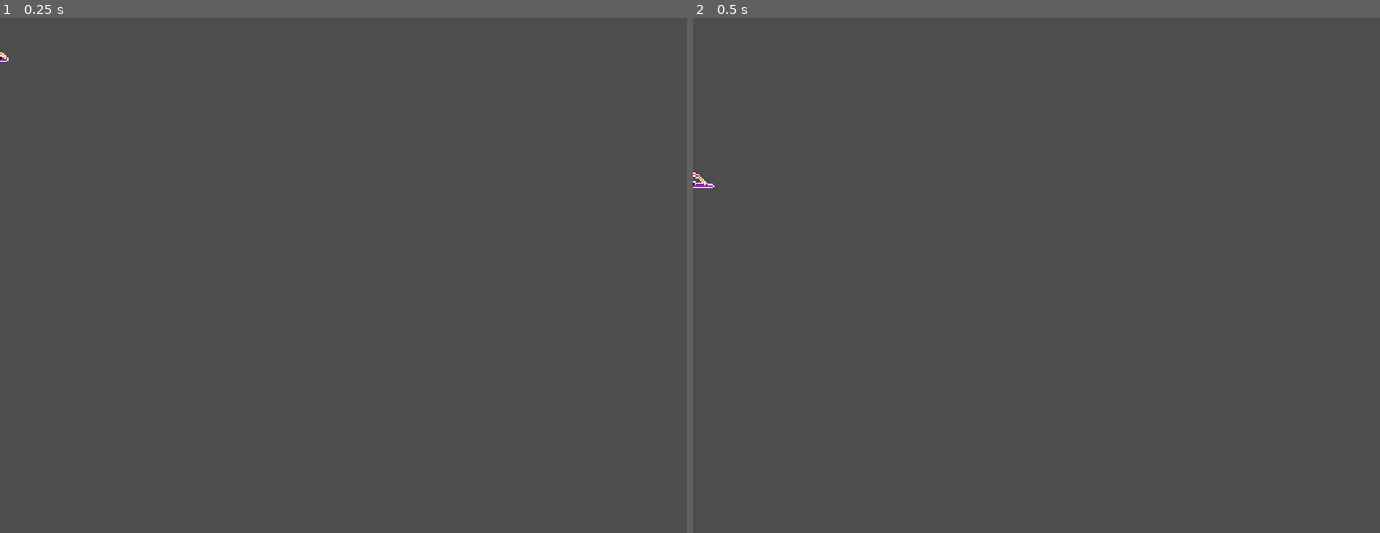
Above: before the commit, frames 1-2 (left to right).
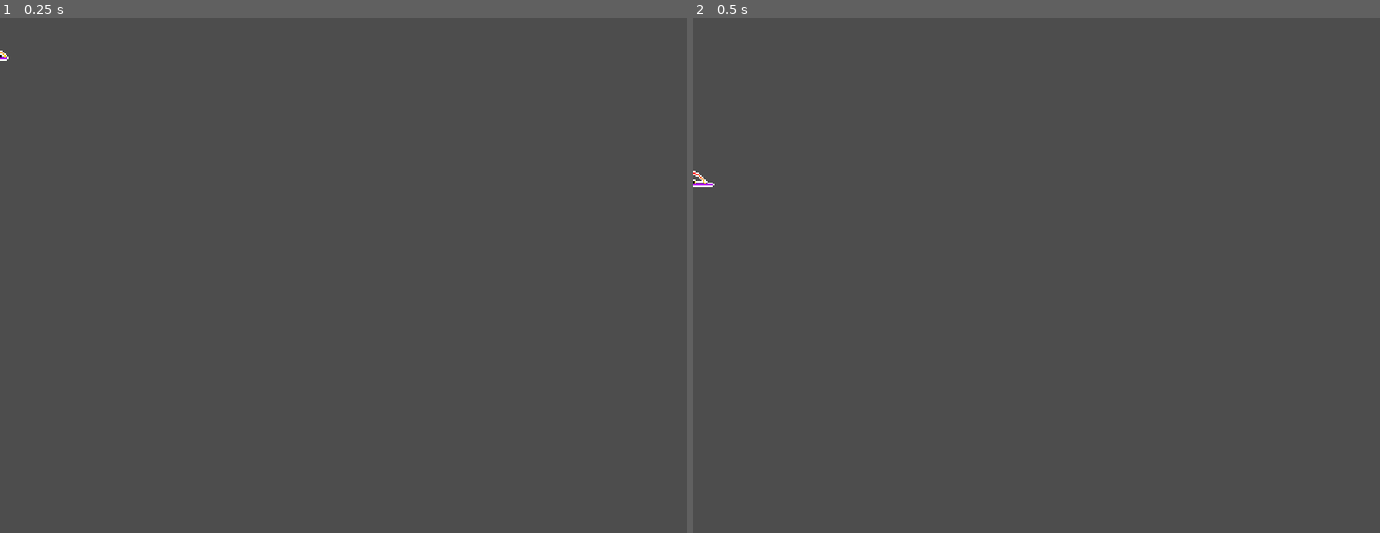
Above: after the commit, the same moments.

Repository: delleloper/drunkenmages
Game: Godot game, scene res://Scenes/potions/jumper_puddle.tscn
Same seed, same stepped clock (60 frames per second), same inputs: the game is played once before the commit and once after it. This scene is started directly instead of the project's main scene.
Inputs:
- Up to frame 1 (0.25 s): no input
- Up to frame 2 (0.5 s): no input

The runs differ from the first frame. In frame 1, less than 0.1% of the frame differs, in the area x 0-2%, y 6-9%; in frame 2, less than 0.1%, in the area x 0-4%, y 29-33%.

Commit message:
ball changes

Diff:
--- a/Scenes/potions/ball.tscn
+++ b/Scenes/potions/ball.tscn
@@ -4,7 +4,6 @@
 [ext_resource type="Script" path="res://Scenes/potions/ball.gd" id="1_t1ddj"]
 
 [sub_resource type="PhysicsMaterial" id="PhysicsMaterial_uubp2"]
-friction = 0.5
 bounce = 1.0
 
 [sub_resource type="CircleShape2D" id="CircleShape2D_080oj"]
@@ -49,6 +48,7 @@
 }
 
 [node name="Fireball" type="RigidBody2D" groups=["bodies"]]
+collision_layer = 0
 collision_mask = 3
 physics_material_override = SubResource("PhysicsMaterial_uubp2")
 can_sleep = false
--- a/Scenes/potions/jumper_puddle.tscn
+++ b/Scenes/potions/jumper_puddle.tscn
@@ -43,6 +43,18 @@
 "transitions": PackedFloat32Array(1),
 "update": 0,
 "values": [Color(1, 1, 1, 1)]
+}
+tracks/3/type = "value"
+tracks/3/imported = false
+tracks/3/enabled = true
+tracks/3/path = NodePath("CollisionShape2D2:disabled")
+tracks/3/interp = 1
+tracks/3/loop_wrap = true
+tracks/3/keys = {
+"times": PackedFloat32Array(0),
+"transitions": PackedFloat32Array(1),
+"update": 1,
+"values": [false]
 }
 
 [sub_resource type="Animation" id="Animation_tk2p7"]
@@ -98,6 +110,18 @@
 "method": &"queue_free"
 }]
 }
+tracks/4/type = "value"
+tracks/4/imported = false
+tracks/4/enabled = true
+tracks/4/path = NodePath("CollisionShape2D2:disabled")
+tracks/4/interp = 1
+tracks/4/loop_wrap = true
+tracks/4/keys = {
+"times": PackedFloat32Array(0.3),
+"transitions": PackedFloat32Array(1),
+"update": 1,
+"values": [true]
+}
 
 [sub_resource type="Animation" id="Animation_yn4lg"]
 resource_name = "idle"
@@ -154,6 +178,32 @@
 "transitions": PackedFloat32Array(1, 1, 1, 1, 1, 1),
 "update": 1,
 "values": [0, 1, 2, 3, 4, 5]
+}
+tracks/2/type = "method"
+tracks/2/imported = false
+tracks/2/enabled = true
+tracks/2/path = NodePath("..")
+tracks/2/interp = 1
+tracks/2/loop_wrap = true
+tracks/2/keys = {
+"times": PackedFloat32Array(0.6),
+"transitions": PackedFloat32Array(1),
+"values": [{
+"args": [],
+"method": &"queue_free"
+}]
+}
+tracks/3/type = "value"
+tracks/3/imported = false
+tracks/3/enabled = true
+tracks/3/path = NodePath("CollisionShape2D2:disabled")
+tracks/3/interp = 1
+tracks/3/loop_wrap = true
+tracks/3/keys = {
+"times": PackedFloat32Array(0),
+"transitions": PackedFloat32Array(1),
+"update": 1,
+"values": [true]
 }
 
 [sub_resource type="Animation" id="Animation_6j2vb"]
@@ -214,7 +264,7 @@
 debug_color = Color(0.733333, 0.470588, 0, 0.419608)
 
 [node name="Icon" parent="." index="1"]
-position = Vector2(0, -3)
+position = Vector2(0, -4)
 
 [node name="AnimationPlayer" parent="." index="2"]
 libraries = {
@@ -222,3 +272,6 @@
 }
 next/jump = &"idle"
 next/show = &"idle"
+
+[node name="Timer" parent="." index="4"]
+wait_time = 15.0
